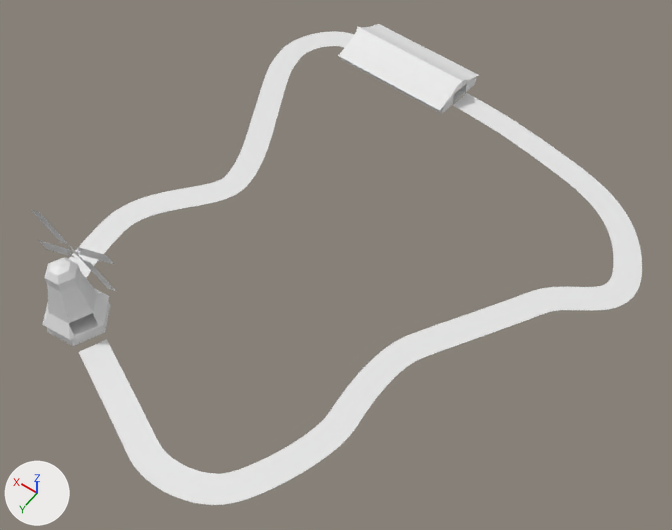
What one commit did to the Blender file assets/course/barn/barn_course.blend.
One viewpoint serves both versions: a 50 mm lens placed at (-266.0, 307.0, 365.0), pointed at (-107.0, 84.0, 15.0). Lighting does not change. The marker at lower left points along +X, +Y and +Z.
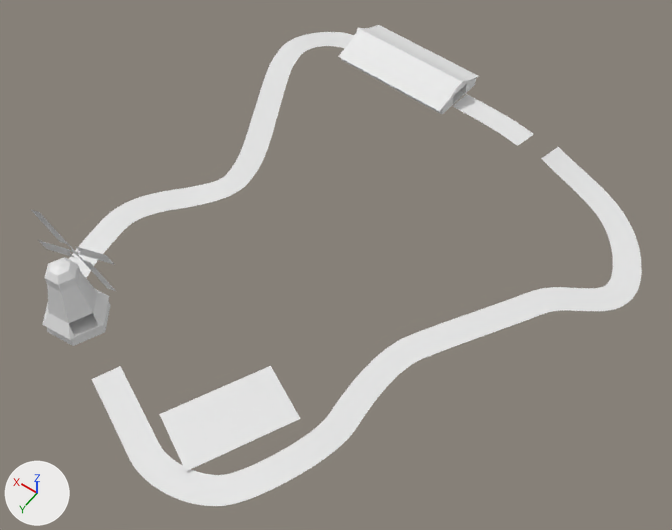
Where the newer file only moved an object's origin or applied its transform, the numbers keep the older frame.

Boxes (x1, y1, x2, y2) around the edits, measured in the pictures (672 x 530 px; the box of a moved part takes in the faces that stretch with it):
```json
{"object": "Plane_col", "change": "reshaped", "before": [69, 31, 642, 505], "after": [69, 32, 642, 506]}
{"object": "Barn", "change": "added", "after": [160, 366, 300, 471]}
{"part": 1, "of": "me_plane", "change": "moved or reshaped", "before": [79, 328, 448, 505], "after": [98, 328, 448, 506]}
{"part": 2, "of": "me_plane", "change": "moved or reshaped", "before": [518, 134, 642, 310], "after": [541, 147, 642, 311]}
```

Edits to the scene script, one JSON object a line:
```json
{"block": "me_plane", "where": "# used by ob_plane_col; location = (266.1, 0.0, 0.0); scale = (7.0, 7.0, 7.0)"}
{"op": "remove", "block": "me_plane", "code": "me_plane.from_pydata(...)  # 1140 vertices, 849 faces; spans x -70.7..-34.7, y -11.3..30.6, z 0.0"}
{"op": "add", "block": "me_plane", "code": "me_plane.from_pydata(...)  # 1096 vertices, 813 faces; spans x -70.7..-34.7, y -11.3..30.6, z -0.3..0.4"}
{"block": "me_plane", "change": "me_plane part 1: 90 vertices moved from x -62.3..-46.4, y 12.1..30.0, z 0.0 to x -62.3..-46.4, y 12.1..30.0, z -0.2..-0.1; 217 vertices removed from x -60.9..-42.7, y 16.3..30.6, z 0.0; 193 vertices added at x -60.9..-50.4, y 16.3..30.6, z -0.2..-0.1"}
{"block": "me_plane", "change": "me_plane part 2: 103 vertices moved from x -70.7..-59.7, y -8.7..4.2, z 0.0 to x -70.7..-59.7, y -8.7..4.2, z -0.3..0.3; 94 vertices removed from x -70.6..-57.4, y -9.3..0.4, z 0.0; 74 vertices added at x -70.6..-59.4, y -8.8..0.4, z -0.3..0.4"}
{"op": "add", "block": "me_plane_001", "code": ["me_plane_001 = bpy.data.meshes.new('Plane.001')", "me_plane_001.from_pydata([(-19.0, -6.7, 0.0), (35.2, -6.7, 0.0), (-19.0, 24.2, 0.0), (35.2, 24.2, 0.0)], [], [(0, 1, 3, 2)])"]}
{"op": "add", "block": "ob_barn", "code": ["ob_barn = bpy.data.objects.new('Barn', me_plane_001)", "ob_barn.location = (-107.4, 159.2, -0.1)", "ob_barn.rotation_euler = (0.0, 0.0, 1.103)  # degrees (0, 0, 63)"]}
```
